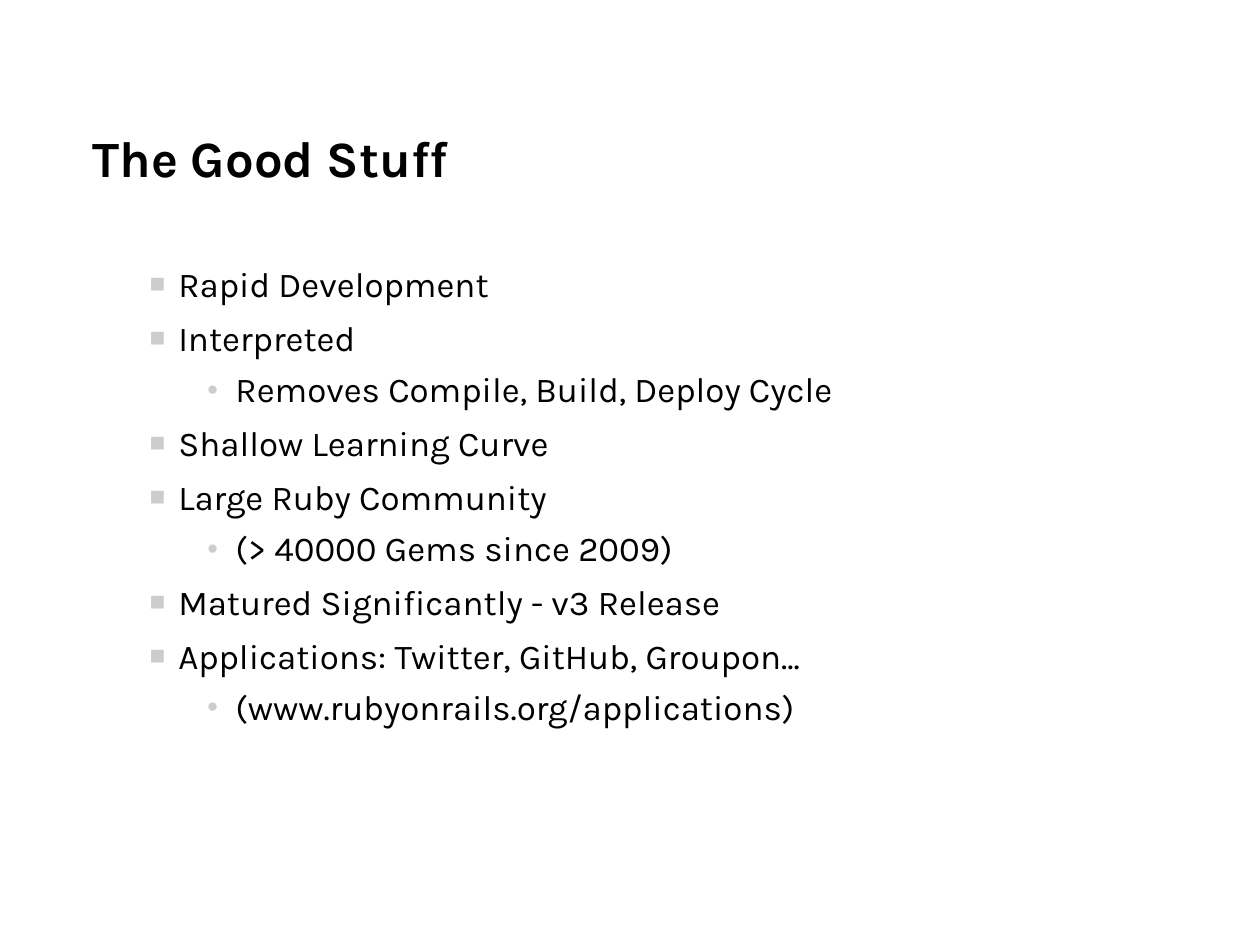
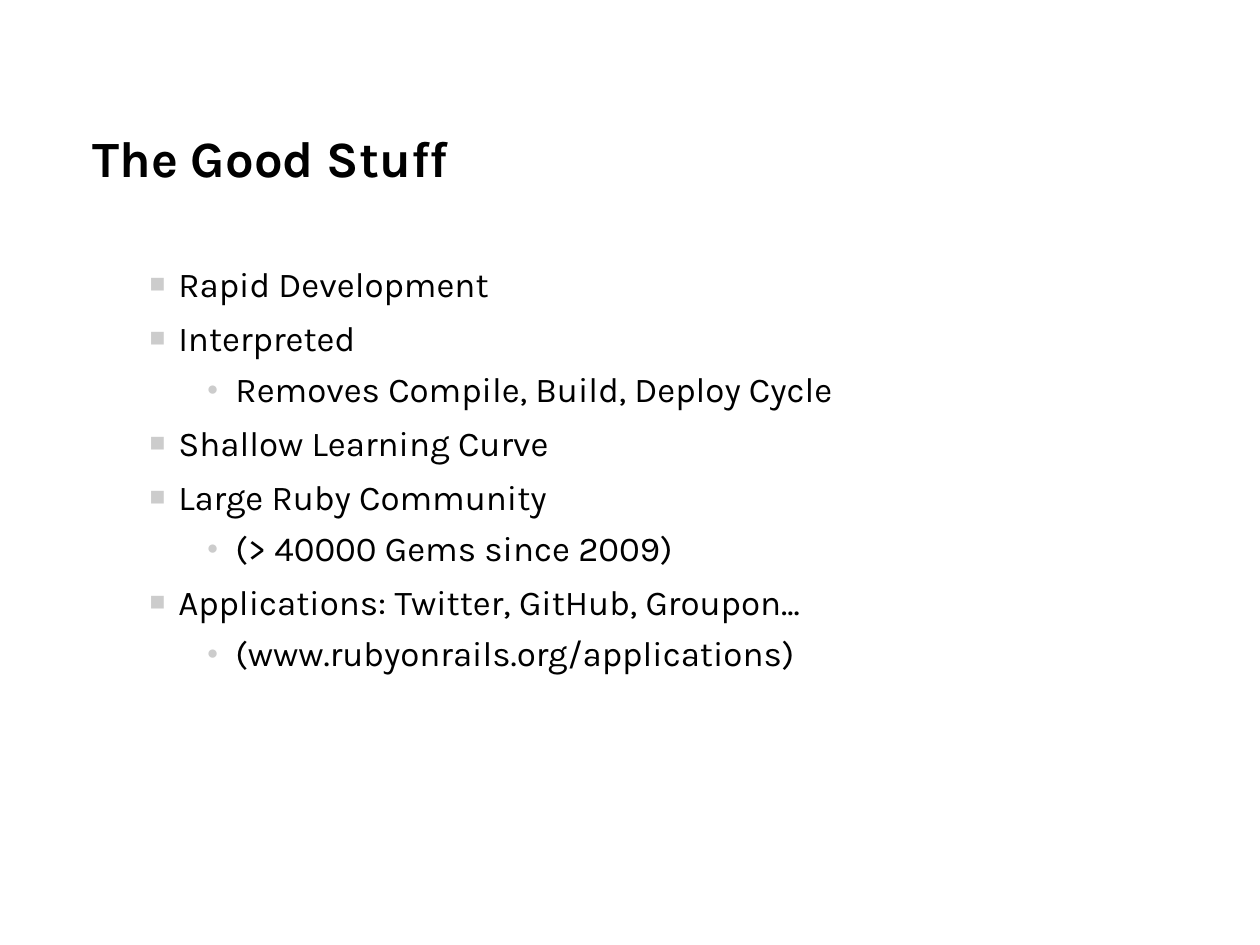
Before and after one commit to mtaylor/jbug, a slide deck: slide 5 of slides/jbug_10_07_12_minimal.odp. Drawn at 1260x945 pixels with LibreOffice and Linux fonts; fonts in the diff are those of the drawing; background and template pictures are left out. Boxes give left, top, right and bottom in pixels: in the first picture for what was removed or moved away, otherwise in the second. Text is boxed around its words. In the diff, an @@ line names an element or a change of style, - is before the commit and + after.

```diff
--- a/slides/jbug_10_07_12_minimal.odp
+++ b/slides/jbug_10_07_12_minimal.odp
@@ text at box(178, 591, 720, 624): paragraph removed @@
-■ Matured Significantly - v3 Release
```
Also in this commit, not shown: 3 other slides changed, 1 slide removed.
